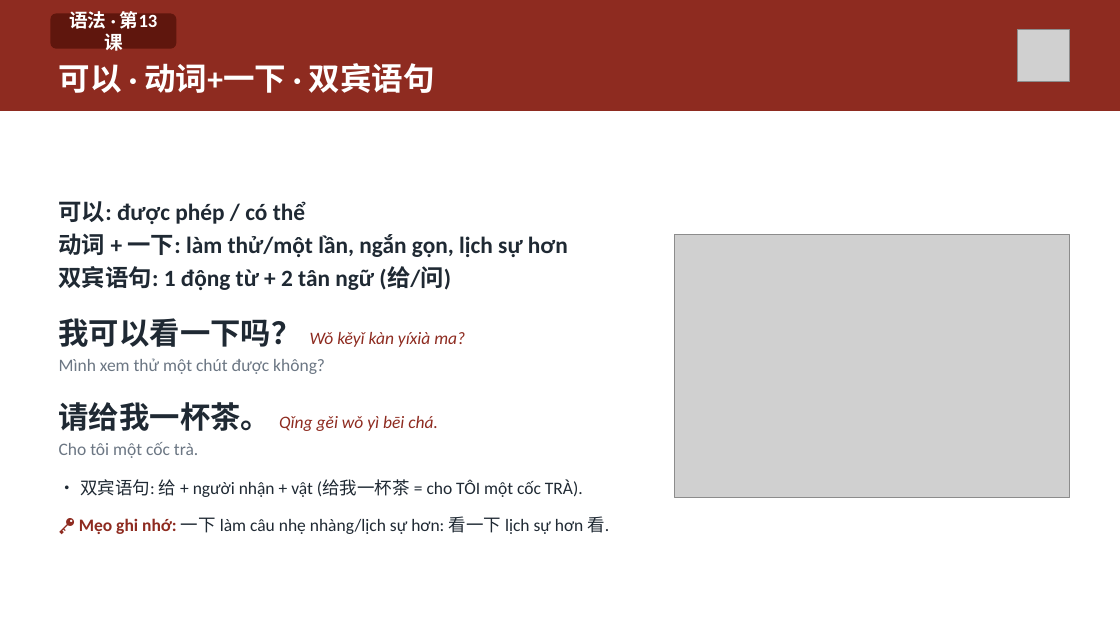
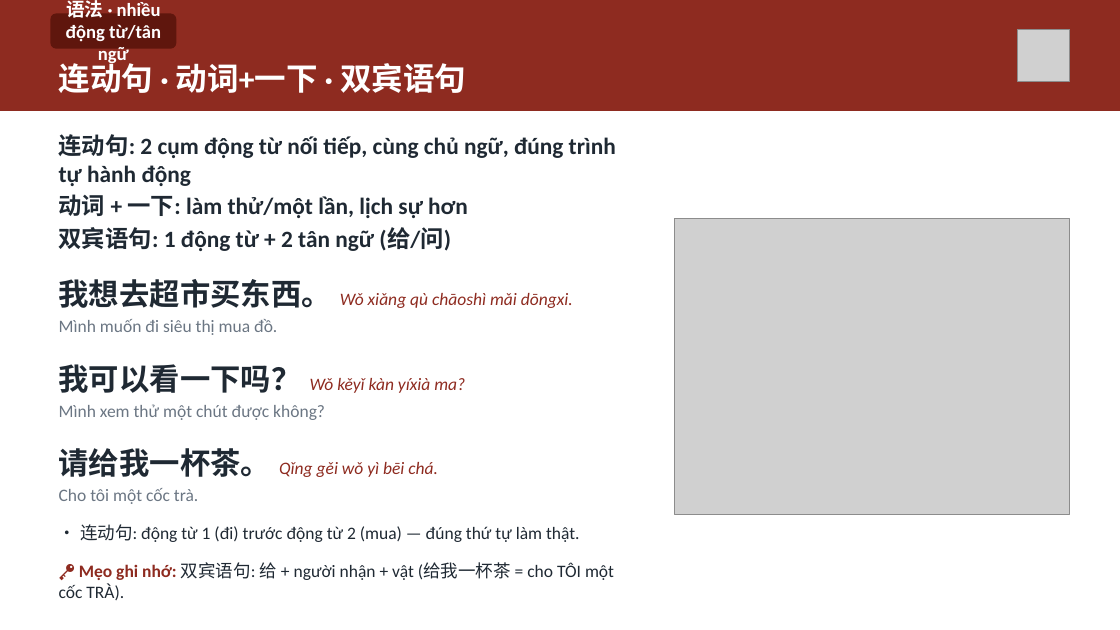
Before and after one commit to HuyenNguyen911/chinese-learning-os, a slide deck: slide 13 of output/hsk1/buoi16_ontap/slide/Buoi-16-Ontap.pptx (slide 15 before the commit). Drawn at 1120x630 pixels with LibreOffice and Linux fonts; fonts in the diff are those of the drawing; grey boxes stand for pictures. Boxes give left, top, right and bottom in pixels: in the first picture for what was removed or moved away, otherwise in the second. Text is boxed around its words. In the diff, an @@ line names an element or a change of style, - is before the commit and + after.

```diff
--- a/output/hsk1/buoi16_ontap/slide/Buoi-16-Ontap.pptx
+++ b/output/hsk1/buoi16_ontap/slide/Buoi-16-Ontap.pptx
@@ text in rounded rectangle at box(66, 0, 161, 66): text changed @@
-语法 · 第13课
+语法 · nhiều động từ/tân ngữ
@@ text at box(59, 58, 466, 93): text changed @@
-可以 · 动词+一下 · 双宾语句
+连动句 · 动词+一下 · 双宾语句
@@ text at box(59, 134, 616, 218): text changed @@
-可以: được phép / có thể
-动词 + 一下: làm thử/một lần, ngắn gọn, lịch sự hơn
+连动句: 2 cụm động từ nối tiếp, cùng chủ ngữ, đúng trình tự hành động
+动词 + 一下: làm thử/một lần, lịch sự hơn
@@ picture: place and size @@
-picture at box(675, 234, 1070, 497)
+picture at box(675, 218, 1070, 514)
@@ text at box(59, 279, 573, 335): paragraphs added @@
+我想去超市买东西。 Wǒ xiǎng qù chāoshì mǎi dōngxi.
+Mình muốn đi siêu thị mua đồ.
@@ text at box(59, 524, 614, 600): text changed @@
-• 双宾语句: 给 + người nhận + vật (给我一杯茶 = cho TÔI một cốc TRÀ).
-🔑 Mẹo ghi nhớ: 一下 làm câu nhẹ nhàng/lịch sự hơn: 看一下 lịch sự hơn 看.
+• 连动句: động từ 1 (đi) trước động từ 2 (mua) — đúng thứ tự làm thật.
+🔑 Mẹo ghi nhớ: 双宾语句: 给 + người nhận + vật (给我一杯茶 = cho TÔI một cốc TRÀ).
```
Also in this commit, not shown: 16 other slides changed, 2 slides added, 1 slide removed, 44 other files.
